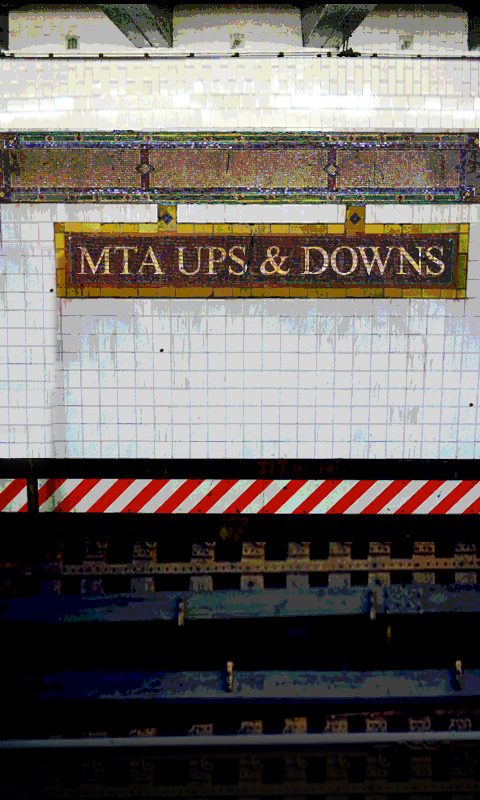
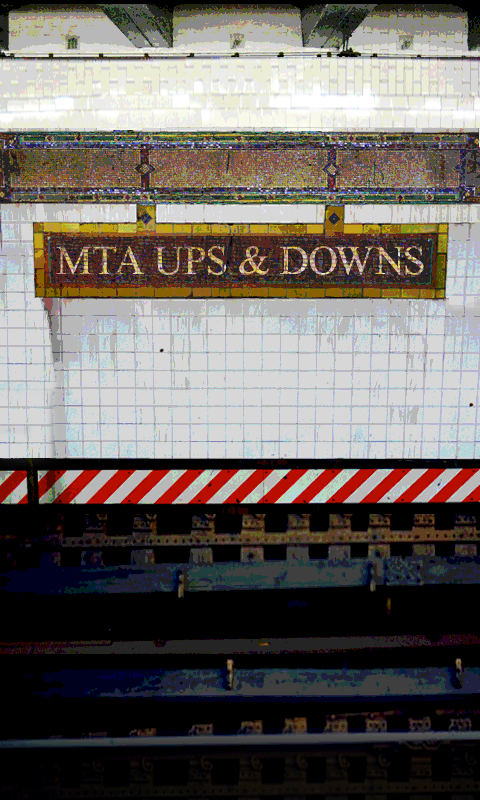
Layered file, before and after one edit (480 × 800). Changes by layer:
painted on "Layer 2" over (0, 514, 480, 705)
added layer "Layer 12" above "Layer 6" over (31, 203, 451, 302)
painted on "Layer 6" over (34, 295, 62, 374)
removed layer "Layer 7" over (50, 344, 59, 374)
added layer "Layer 13" above "Layer 1" over (446, 223, 480, 311)
painted on "Layer 1" over (0, 463, 480, 705)
